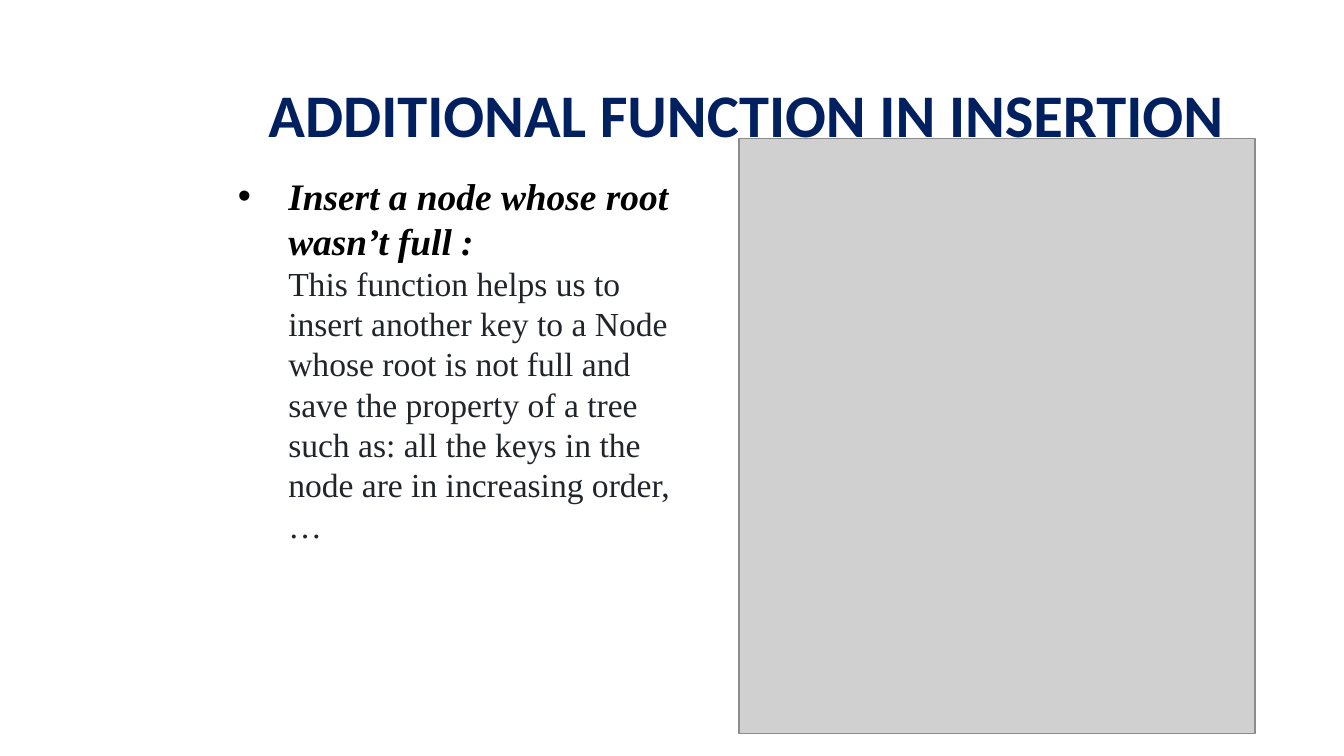
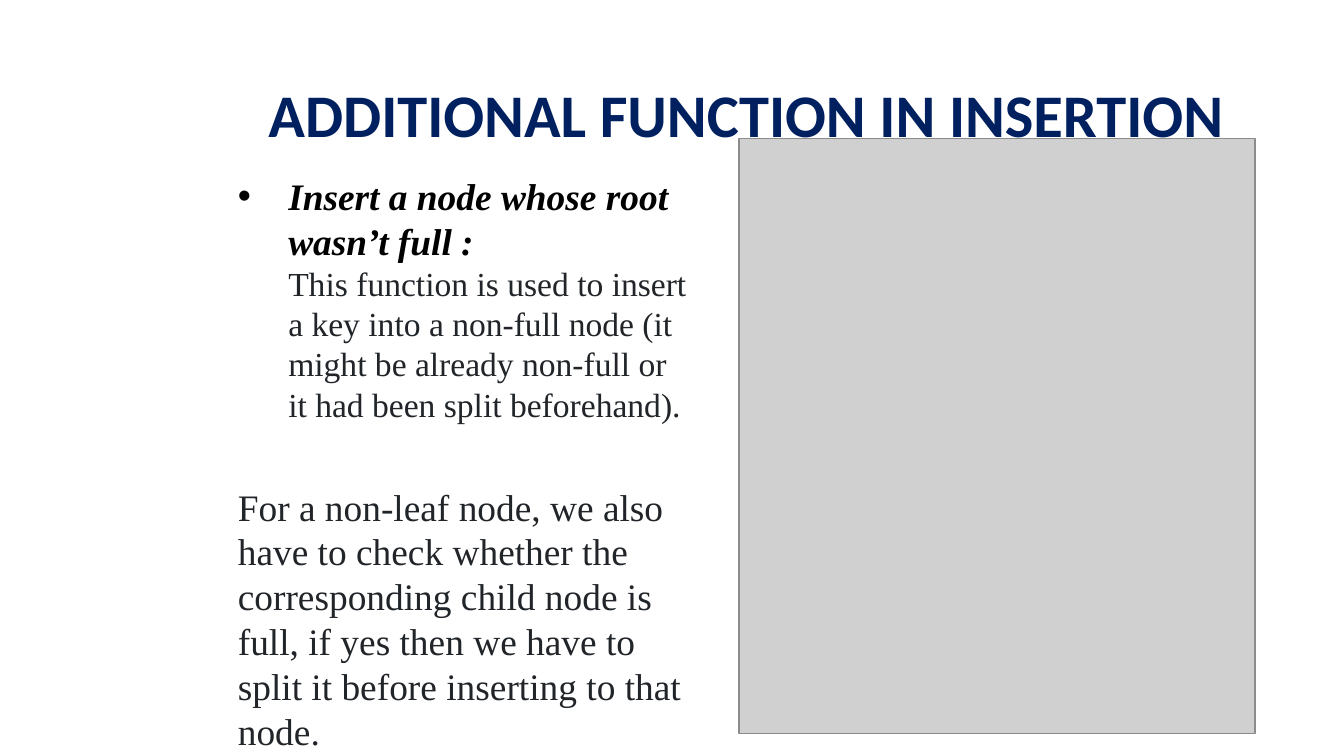
Before and after one commit to viettungvuong/Seminar, a slide deck: slide 28 of Seminar.pptx. Drawn at 1344x756 pixels with LibreOffice and Linux fonts; fonts in the diff are those of the drawing; grey boxes stand for pictures; background and template pictures are left out. Boxes give left, top, right and bottom in pixels: in the first picture for what was removed or moved away, otherwise in the second. Text is boxed around its words. In the diff, an @@ line names an element or a change of style, - is before the commit and + after.

```diff
--- a/Seminar.pptx
+++ b/Seminar.pptx
@@ text at (x1=238, y1=184, x2=687, y2=746): text changed; size 18 to 20 pt @@
-• Insert a node whose root wasn’t full :
-  This function helps us to insert another key to a Node whose root is not full and save the property of a tree such as: all the keys in the node are in increasing order, …
+• Insert a node whose root wasn’t full :
+  This function is used to insert a key into a non-full node (it might be already non-full or it had been split beforehand).
+For a non-leaf node, we also have to check whether the corresponding child node is full, if yes then we have to split it before inserting to that node.
```
Also in this commit, not shown: 1 other slide changed.
